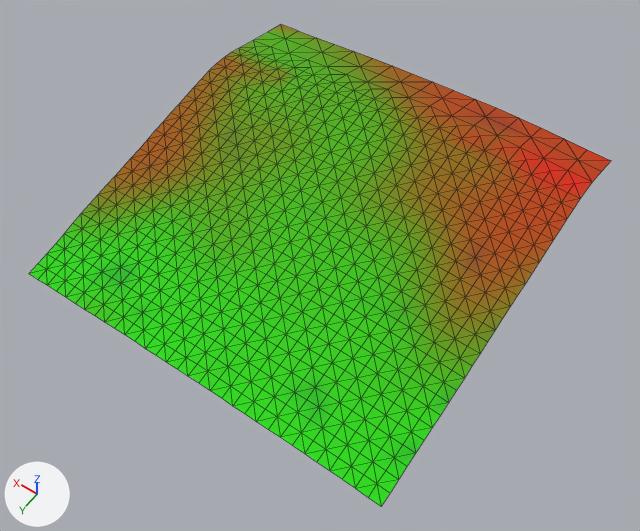
Two versions of the glTF model games/yorimichi/assets/belmonte/meshes/SM_BM_BT_Terrain_6_0.glb, one commit apart.
Before and after are seen from a 50 mm lens placed at (432.0, -179.0, 423.0), pointed at (625.0, -450.0, -3.0). Lighting does not change. The marker at lower left points along +X, +Y and +Z. The picture after the commit comes second. Mesh edges are drawn as thin lines.

Objects in the first picture: 'SM_BM_BT_Terrain_6_0'.
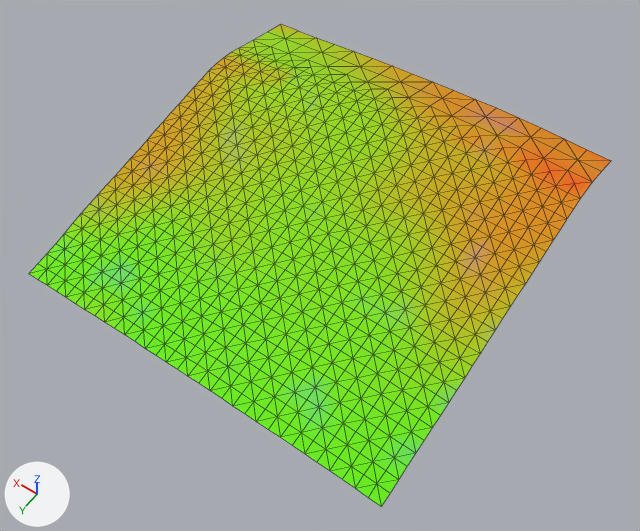
Changed parts and their boxes [x1, y1, x2, y2] in the pictures (640 x 531 px):
part 1 of me_sm_bt_terrain_6_0, recoloured (lighter): [29, 32, 480, 506] in both
part 2 of me_sm_bt_terrain_6_0, recoloured (lighter): [82, 24, 525, 358] in both
part 3 of me_sm_bt_terrain_6_0, recoloured (lighter): [115, 58, 610, 300] in both

Edits to the bpy script that builds the scene:
```text
Change me_sm_bt_terrain_6_0:
    where me_sm_bt_terrain_6_0.from_pydata(...)  # 958 vertices, 1808 faces; spans x 512.0..768.0, y -600.0..-344.0, z -7.0..42.0
    used by ob_sm_bm_bt_terrain_6_0; location = (0.0, 0.0, 0.0)
    me_sm_bt_terrain_6_0 part 1: 1128 faces centred in x 514.0..765.0, y -590.0..-347.0, z -6.0..41.0 are repainted in the vertex colours; the middle colour goes from green #39c500 to green #82e400
    me_sm_bt_terrain_6_0 part 2: 373 faces centred in x 514.0..765.0, y -595.0..-398.0, z 5.0..41.0 are repainted in the vertex colours; the middle colour goes from yellow #778700 to yellow #b6c000
    me_sm_bt_terrain_6_0 part 3: 307 faces centred in x 514.0..765.0, y -595.0..-427.0, z 12.0..42.0 are repainted in the vertex colours; the middle colour goes from brown #a65800 to yellow #d39f00
```
